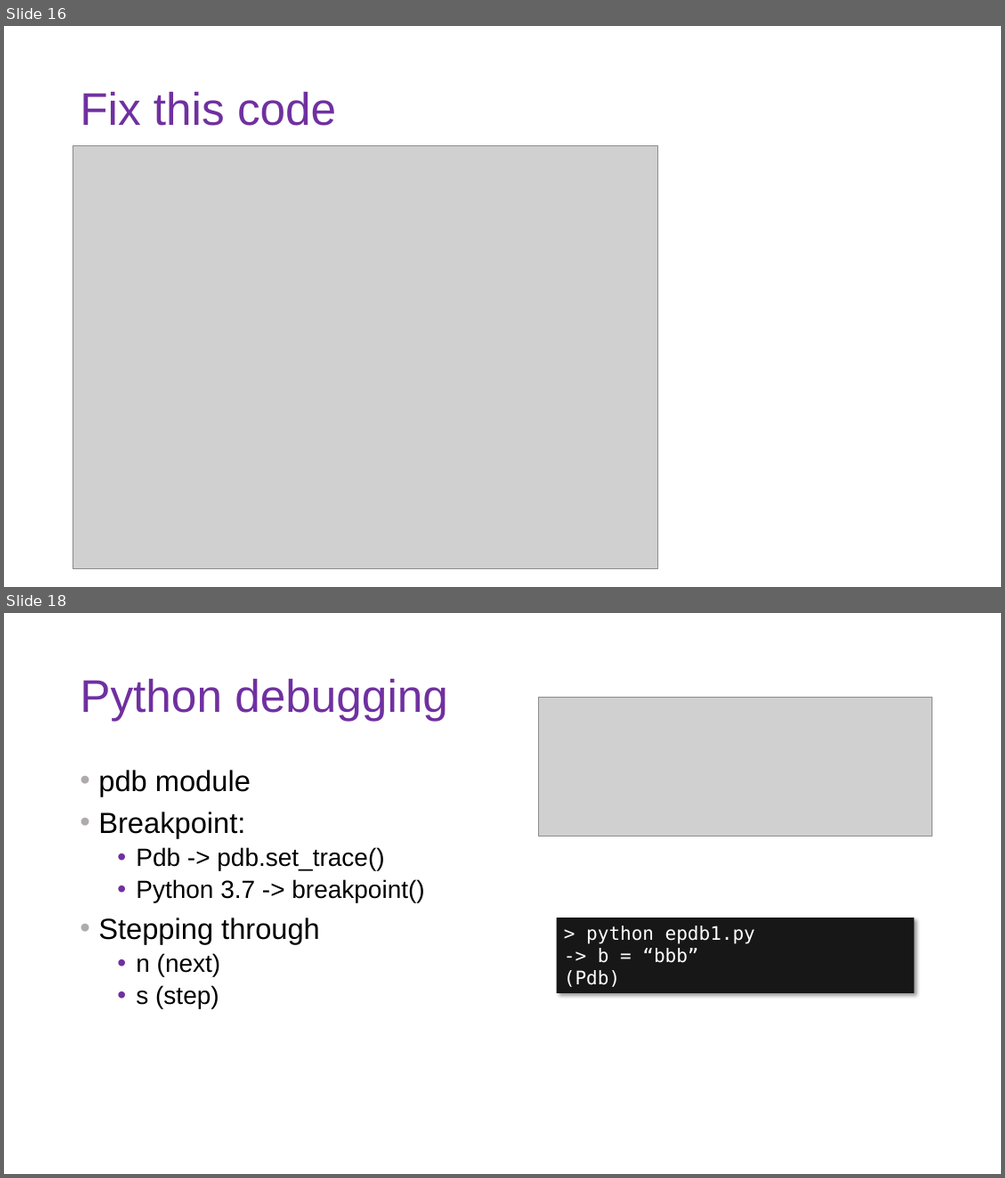
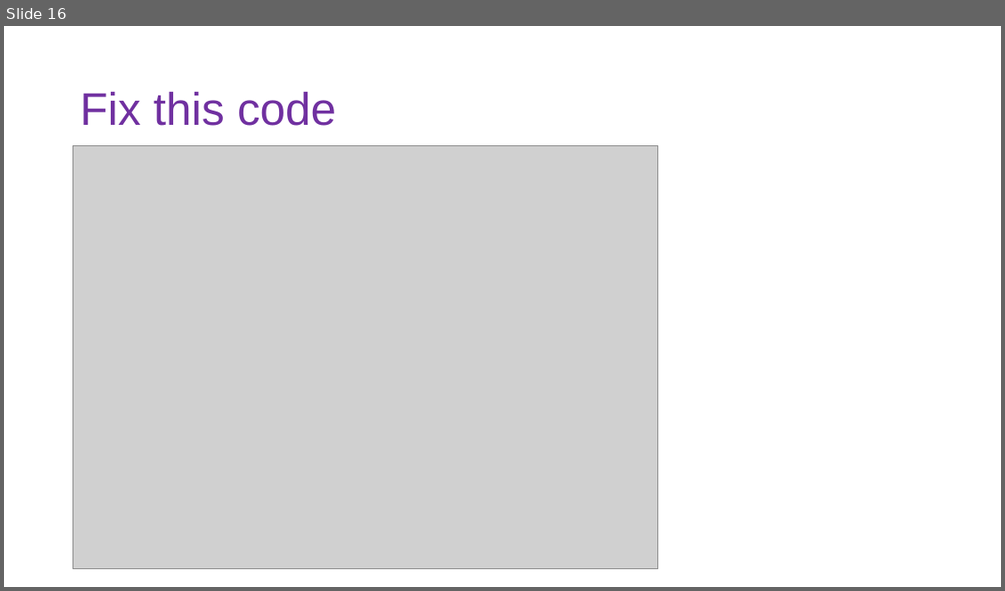
Before and after one commit to DoriMG/SN_python_course, a slide deck: lectures/3_coding_practices.pptx. Shown one above the other, each under a label of ours: slides 16 and 18 before the commit, slide 16 after it; the slides between them are not shown. The pictures are 1005x1178 and 1005x591 pixels, drawn with LibreOffice and Linux fonts; fonts in the diff are those of the drawing; grey boxes stand for pictures. Boxes give left, top, right and bottom in pixels: in the first picture for what was removed or moved away, otherwise in the second. Text is boxed around its words. In the diff, an @@ line names an element or a change of style, - is before the commit and + after.

```diff
--- a/lectures/3_coding_practices.pptx
+++ b/lectures/3_coding_practices.pptx
@@ slide 18 removed at bbox=[4, 613, 1001, 1174], background #FFFFFF @@
@@ title removed at bbox=[80, 679, 448, 721] @@
-Python debugging
@@ picture removed at bbox=[539, 697, 933, 835] @@
@@ text removed at bbox=[98, 770, 424, 1008] @@
-• pdb module
-• Breakpoint:
-  • Pdb -> pdb.set_trace()
-  • Python 3.7 -> breakpoint()
-• Stepping through
-  • n (next)
-  • s (step)
@@ rectangle removed at bbox=[557, 917, 914, 993] @@
-> python epdb1.py
--> b = “bbb”
-(Pdb)
```
Also in this commit, not shown: 11 other slides removed, 40 other files.
